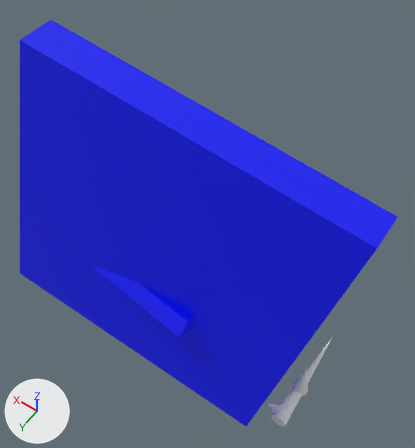
One commit to the FBX model render-osg/test/mattest.fbx: the scene before it, then after it.
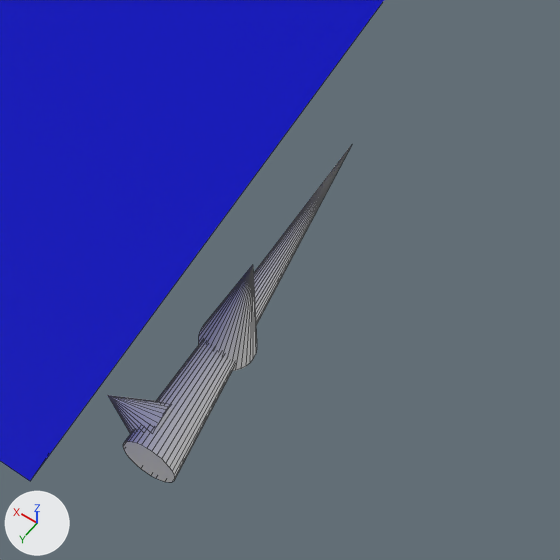
The first picture shows the older version from a camera (50 mm lens) standing at (-0.157, 0.204, 0.643) and looking at (0.072, -0.117, 0.14). The close-ups show both versions on the part from 57% to 94% of the width and 66% to 100% of the height of that picture. Arrows for +X, +Y and +Z are at lower left; the lights stay in place. The close-ups show mesh edges as thin lines. Where no turn or scale is listed for an object, it has been applied to the vertices.

Script lines for the objects in view, before the commit:
```python
me_cone_001 = bpy.data.meshes.new('Cone_001')
me_cone_001.from_pydata(...)  # a 32-sided cone pointing to -y spanning x -0.0095..0.0105, y -0.091..0.0517, z -0.04..-0.02; a 32-sided cone pointing to +z spanning x -0.01..0.01, y -0.01..0.01, z -0.0319..0.0319; a 32-sided cone pointing to +x spanning x 0.0035..0.0235, y 0.0306..0.0506, z -0.0396..-0.0196
me_cone_001.materials.append(mat_unnamed)  # white #e7e7e7
me_plane_001 = bpy.data.meshes.new('Plane_001')
me_plane_001.from_pydata(...)  # 8 vertices, 6 faces; spans x -0.201..0.201, y -0.045..0.083, z -0.202..0.202
me_plane_001.materials.append(mat_material)  # blue #000be7
ob_cone_001 = bpy.data.objects.new('Cone_001', me_cone_001)
ob_cone_001.location = (-0.0864, -0.096, -0.0281)
ob_plane_001 = bpy.data.objects.new('Plane_001', me_plane_001)
ob_plane_001.location = (0.0882, -0.076, 0.1417)
```
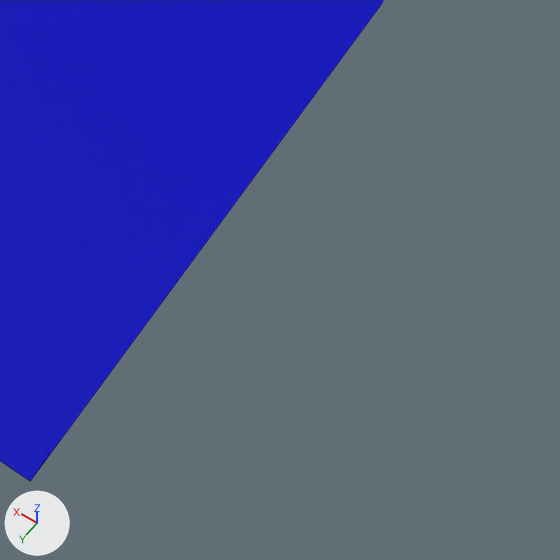
Pixel boxes (x1, y1, x2, y2) of what changed, in the close-ups (560 x 560 px):
'Cone_001', deleted: before (108, 146, 351, 482)

Diff of the bpy script that builds the scene:
```diff
--- a/render-osg/test/mattest.fbx.py
+++ b/render-osg/test/mattest.fbx.py
@@ ob_cone_001 @@
-ob_cone_001 = bpy.data.objects.new('Cone_001', me_cone_001)
-ob_cone_001.location = (-0.0864, -0.096, -0.0281)
```
